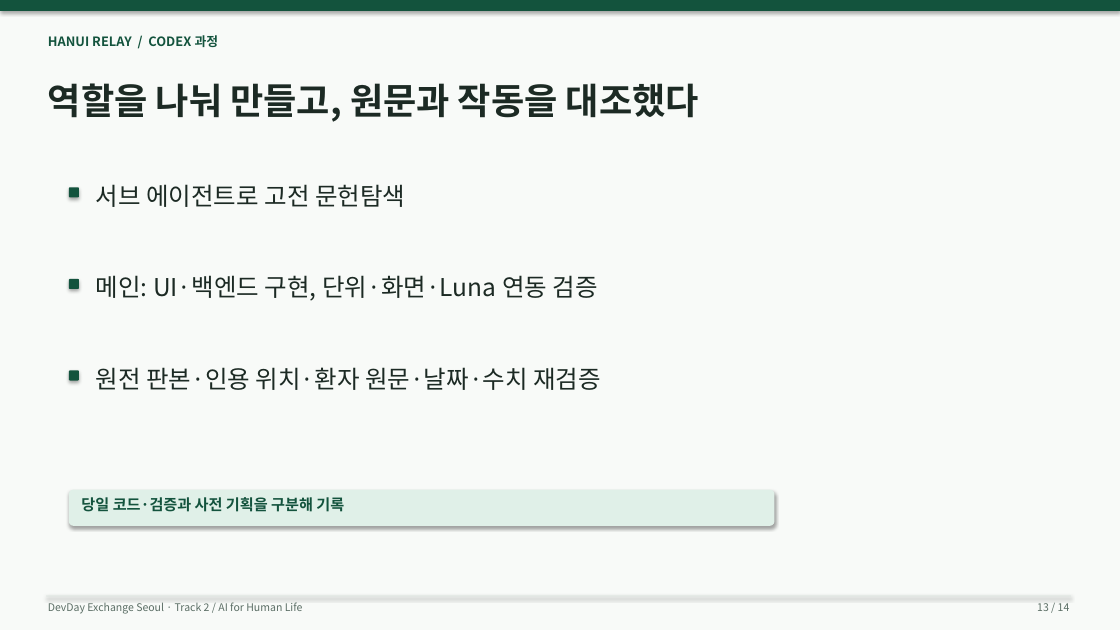
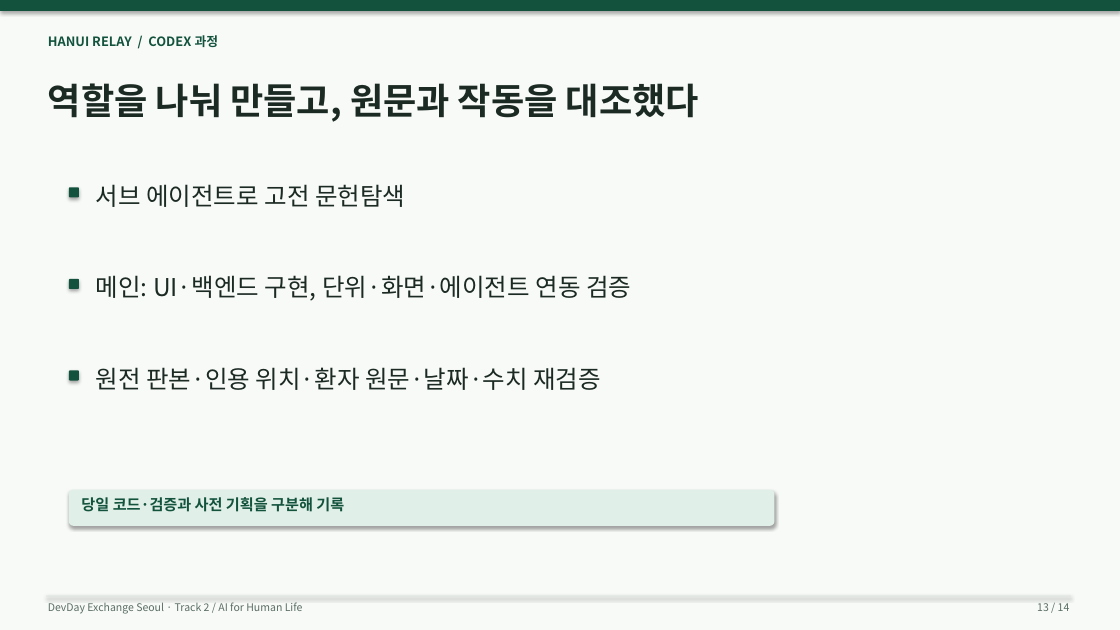
Before and after one commit to wlsalswo14/devday-hanui-relay, a slide deck: slide 13 of presentations/Hanui-Relay-10min.pptx. Drawn at 1120x630 pixels with LibreOffice and Linux fonts; fonts in the diff are those of the drawing. Boxes give left, top, right and bottom in pixels: in the first picture for what was removed or moved away, otherwise in the second. Text is boxed around its words. In the diff, an @@ line names an element or a change of style, - is before the commit and + after.

Commit message:
Unify agent wording and yes-no coaching across both presentation decks

```diff
--- a/presentations/Hanui-Relay-10min.pptx
+++ b/presentations/Hanui-Relay-10min.pptx
@@ text at <box>96,275,631,301</box>: text changed @@
-메인: UI·백엔드 구현, 단위·화면·Luna 연동 검증
+메인: UI·백엔드 구현, 단위·화면·에이전트 연동 검증
```
Also in this commit, not shown: 3 other slides changed, 7 other files.
